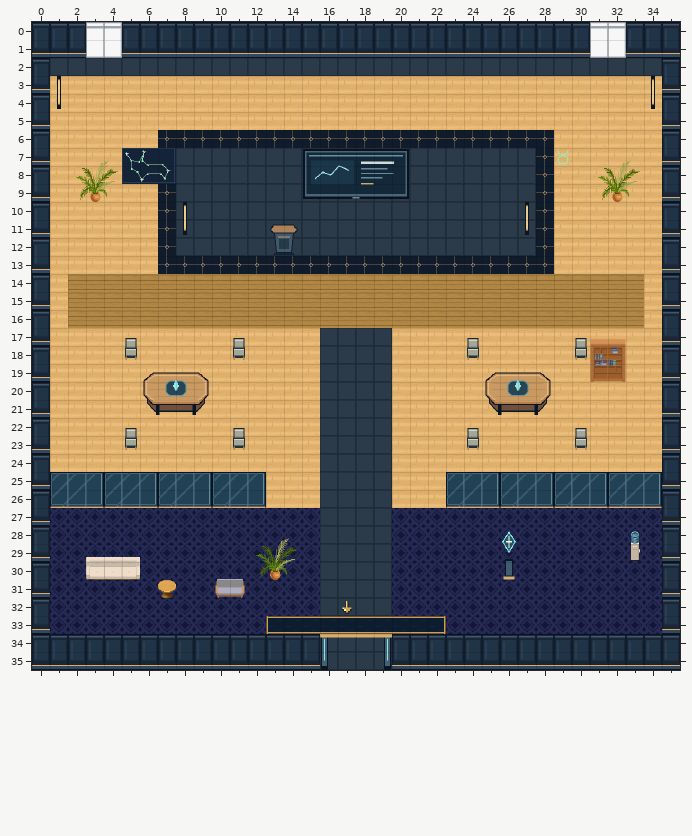
A Tiled map (JSON) gets an edit: maps/preview/speaker-taurus.tmj. Above: the version before the commit.
Cells are 32x32 px. Shown: x 0..35, y 0..35.
After the commit:
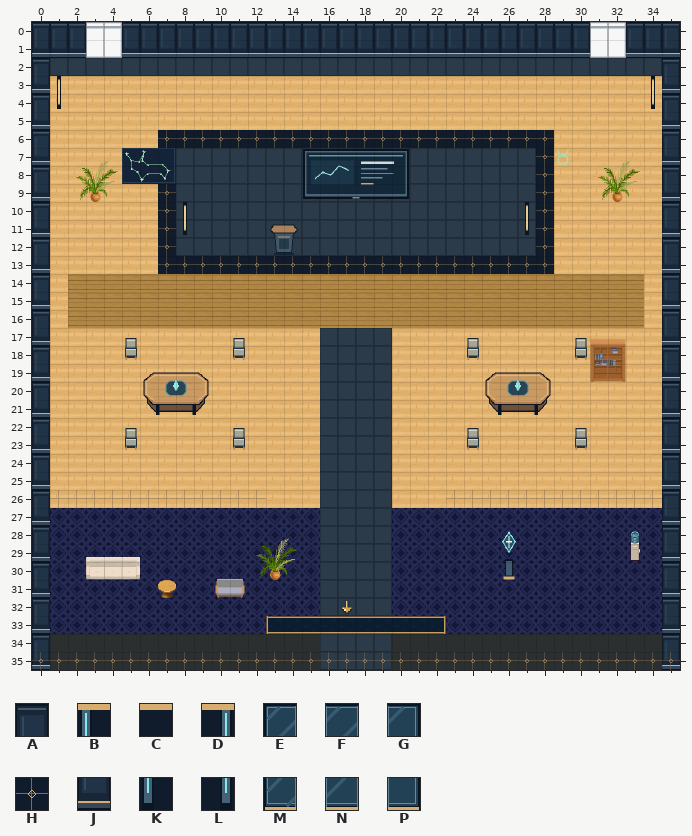
Key: from "art-0": A 0, B 1, C 2, D 4, E 9, F 10, G 11, H 15, J 16, K 17, L 20, M 25, N 26, P 27.
_ is an empty cell.
What changed:
Layer "scenery-belowAvatar-0":
The edit adds tile H in row 26 at x 1 to 12 and 23 to 34; in row 35 at x 16 to 19.
Layer "scenery-belowAvatar-2":
The edit adds tile J in row 35 at x 0 and 35.
Layer "scenery-belowAvatar-3":
The edit adds tile H in row 35 at x 0 to 15 and 20 to 35.
Layer "scenery-aboveAvatar-0" (removed):
The edit erases the tile that lay hidden in row 35 at x 0 and 35.
The edit erases tile B in row 34 at x 16.
The edit erases tile C in row 34 at x 17 to 18.
The edit erases tile D in row 34 at x 19.
The edit erases tile E in row 25 at x 1, 4, 7, 10, 23, 26, 29 and 32.
The edit erases tile F in row 25 at x 2, 5, 8, 11, 24, 27, 30 and 33.
The edit erases tile G in row 25 at x 3, 6, 9, 12, 25, 28, 31 and 34.
The edit erases tile K in row 35 at x 16.
The edit erases tile L in row 35 at x 19.
The edit erases tile M in row 26 at x 1, 4, 7, 10, 23, 26, 29 and 32.
The edit erases tile N in row 26 at x 2, 5, 8, 11, 24, 27, 30 and 33.
The edit erases tile P in row 26 at x 3, 6, 9, 12, 25, 28, 31 and 34.
Layer "scenery-aboveAvatar-1" (removed):
The edit erases tile A in row 34 at x 1 to 15 and 20 to 34.
The edit erases tile J in row 35 at x 0 to 15 and 20 to 35.
